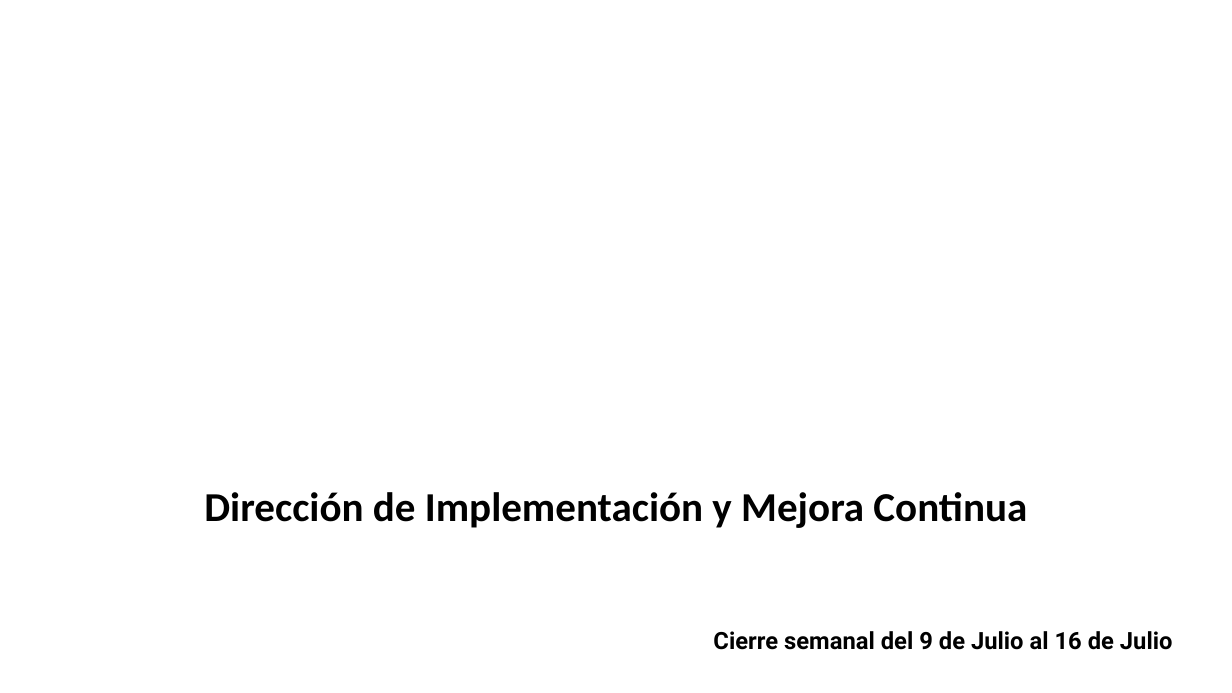
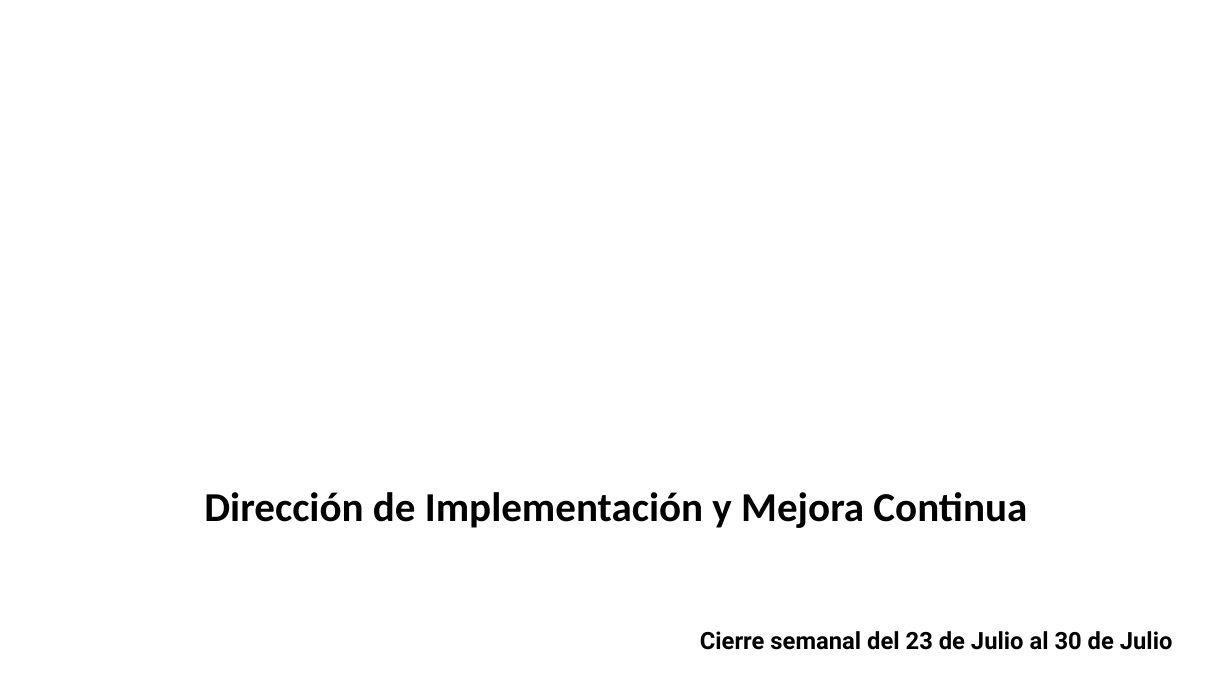
Before and after one commit to DTI-Dashboard/Proyectos, a slide deck: slide 1 of cierre_base.pptx. Drawn at 1232x693 pixels with LibreOffice and Linux fonts; fonts in the diff are those of the drawing; background and template pictures are left out. Boxes give left, top, right and bottom in pixels: in the first picture for what was removed or moved away, otherwise in the second. Text is boxed around its words. In the diff, an @@ line names an element or a change of style, - is before the commit and + after.

Commit message:
reporte: actualizar cierre_base.pptx (bajo demanda, modulo imc)

```diff
--- a/cierre_base.pptx
+++ b/cierre_base.pptx
@@ text at bbox=[700, 631, 1173, 650]: text changed @@
-Cierre semanal del 9 de Julio al 16 de Julio
+Cierre semanal del 23 de Julio al 30 de Julio
```
Also in this commit, not shown: 1 other slide changed.
